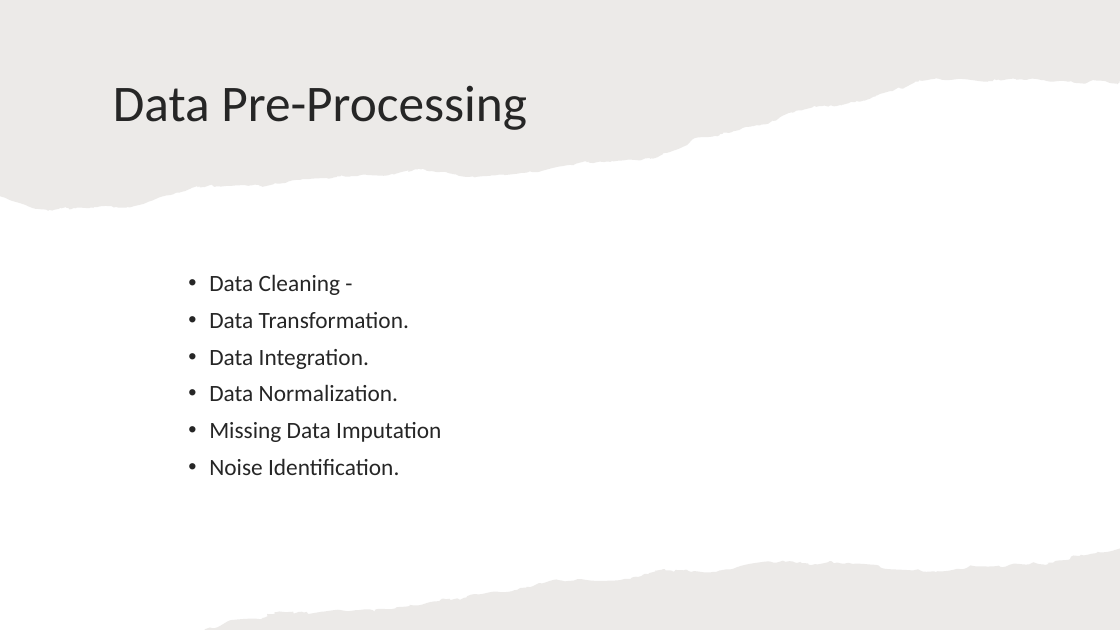
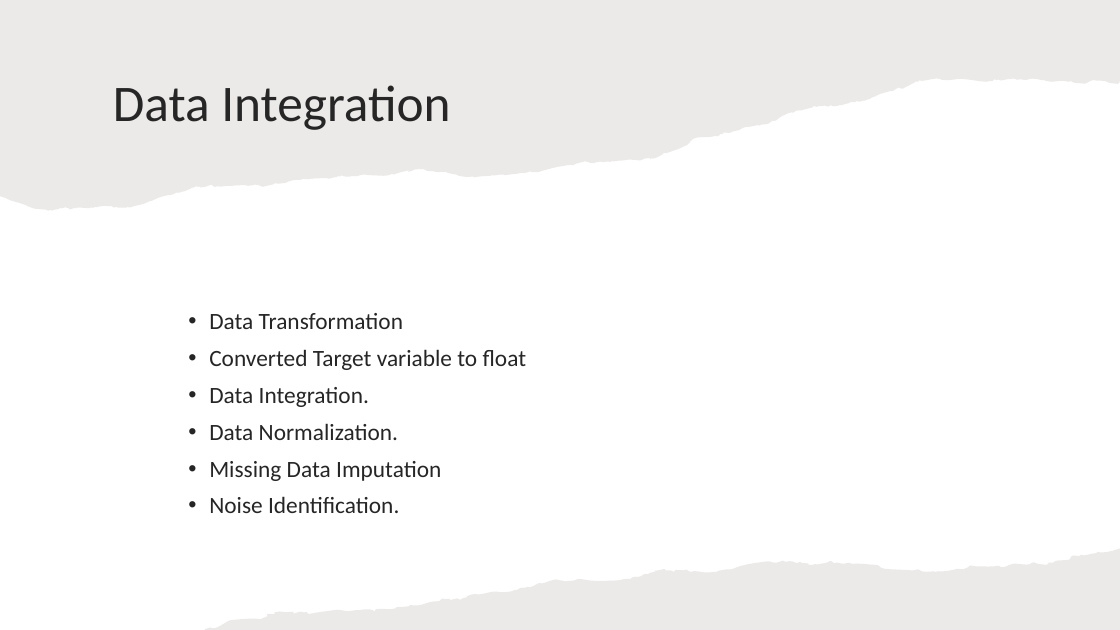
Before and after one commit to siddas18/Natural-Disaster-Damage-Prediction, a slide deck: slide 7 of DM_Final_Project.pptx (slide 5 before the commit). Drawn at 1120x630 pixels with LibreOffice and Linux fonts; fonts in the diff are those of the drawing. Boxes give left, top, right and bottom in pixels: in the first picture for what was removed or moved away, otherwise in the second. Text is boxed around its words. In the diff, an @@ line names an element or a change of style, - is before the commit and + after.

```diff
--- a/DM_Final_Project.pptx
+++ b/DM_Final_Project.pptx
@@ title at box(113, 85, 450, 130): text changed @@
-Data Pre-Processing
+Data Integration
@@ text at box(209, 313, 526, 370): text changed @@
-• Data Cleaning -
-• Data Transformation.
+• Data Transformation
+• Converted Target variable to float
```
Also in this commit, not shown: 3 slides added.
